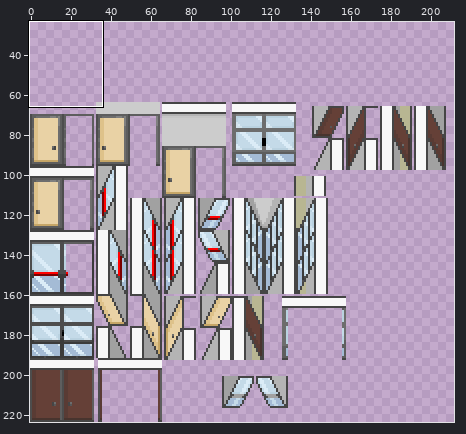
Sprite sheet: Assets/Artwork/School/doors_n_windows.png. Above, an overview of the earlier version with the close-up marked.
Close-up. Before the commit:
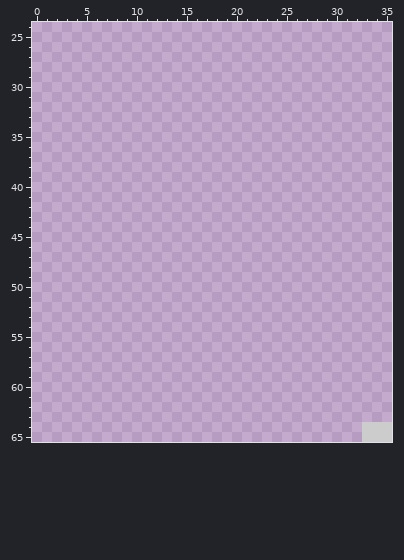
The file is 224x224 pixels. Colours within 5 levels of each other are drawn and written as one. Shown: x 0..35, y 24..65. The wide view leaves out empty margins. The commit also changed other parts of the picture, which this record leaves out.
The same view after the edit:
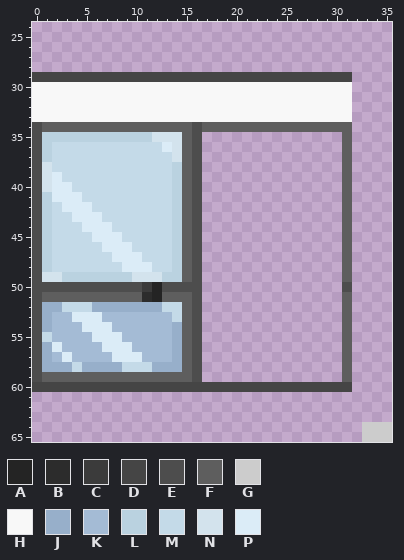
Palette (. is transparent): A #242424  B #2c2c2c  C #3b3b3b  D #454545  E #4d4d4d  F #5e5e5e  G #cccccc  H #f8f8f8  J #97afca  K #a4bbd5  L #bad2e0  M #c4dae8  N #d3e3ed  P #dbecf7
The exact change:
Changed rows in their new state; - is an unchanged pixel.
first column x 0:
29 DDDDDDDDDDDDDDDDDDDDDDDDDDDDDDDD
30 HHHHHHHHHHHHHHHHHHHHHHHHHHHHHHHH
31 HHHHHHHHHHHHHHHHHHHHHHHHHHHHHHHH
32 HHHHHHHHHHHHHHHHHHHHHHHHHHHHHHHH
33 HHHHHHHHHHHHHHHHHHHHHHHHHHHHHHHH
34 EFFFFFFFFFFFFFFFEFFFFFFFFFFFFFFF
35 ELLLLLLLLLLLNNNFE--------------F
36 ELMMMMMMMMMMMPNFE--------------F
37 ELMMMMMMMMMMMMNFE--------------F
38 ENMMMMMMMMMMMMLFE--------------F
39 ENPMMMMMMMMMMMLFE--------------F
40 ENPPMMMMMMMMMMLFE--------------F
41 ELPPPMMMMMMMMMLFE--------------F
42 ELMPPPMMMMMMMMLFE--------------F
43 ELMMPPPMMMMMMMLFE--------------F
44 ELMMMPPPMMMMMMLFE--------------F
45 ELMMMMPPPMMMMMLFE--------------F
46 ELMMMMMPPPMMMMLFE--------------F
47 ELMMMMMMPPPMMMLFE--------------F
48 ELMMMMMMMPPPMMLFE--------------F
49 ENNLLLLLLLNNNLLFE--------------F
50 EEEEEEEEEEECAEEEE--------------E
51 EFFFFFFFFFFBAFFFE--------------F
52 EJJMMMJJJJJJJMMFE--------------F
53 EJKKPPPKKKKKKKMFE--------------F
54 EJKKKPPPKKKKKKJFE--------------F
55 EMKKKKPPPKKKKKJFE--------------F
56 EJPKKKKPPPKKKKJFE--------------F
57 EJKPKKKKPPPKKKJFE--------------F
58 EJJJMJJJJMMMJJJFE--------------F
59 EFFFFFFFFFFFFFFFE--------------F
60 DDDDDDDDDDDDDDDDDDDDDDDDDDDDDDDD
Changed places in both close-ups, as pixel boxes (x1, y1, x2, y2):
added: (32, 72, 352, 392)
